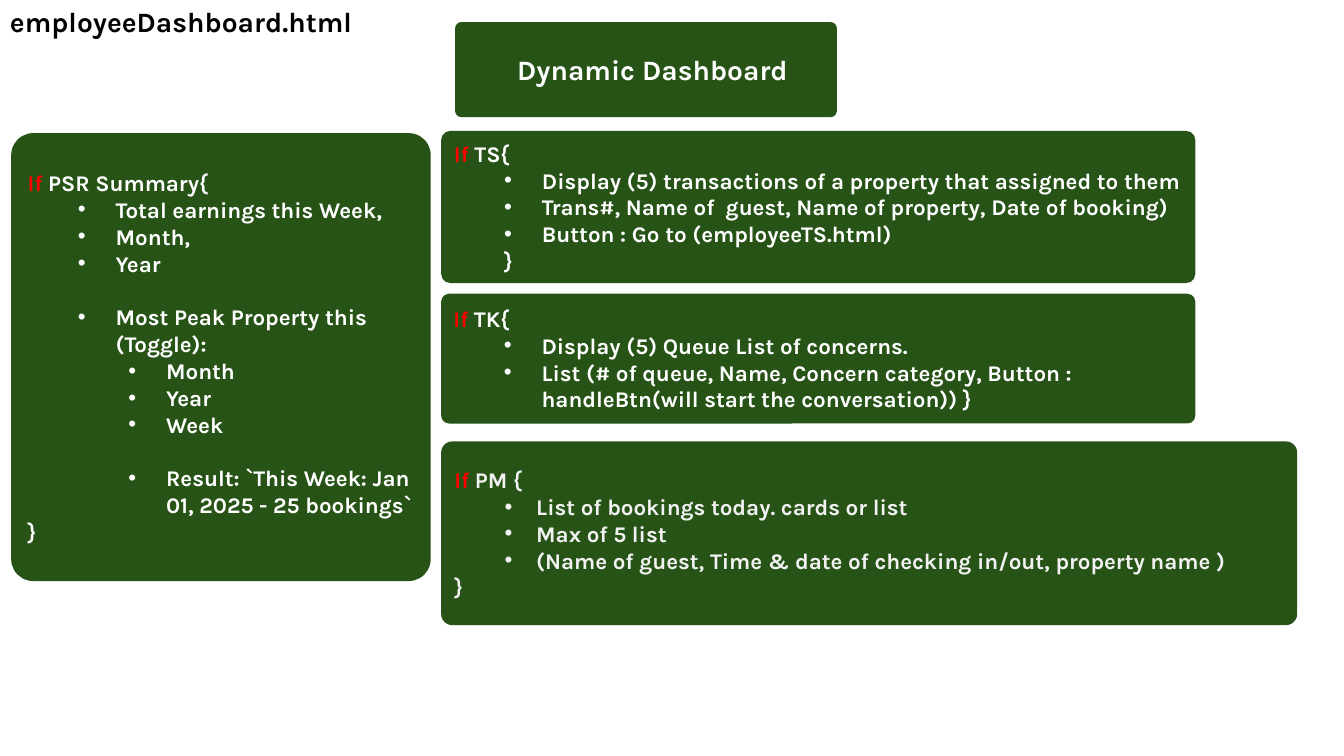
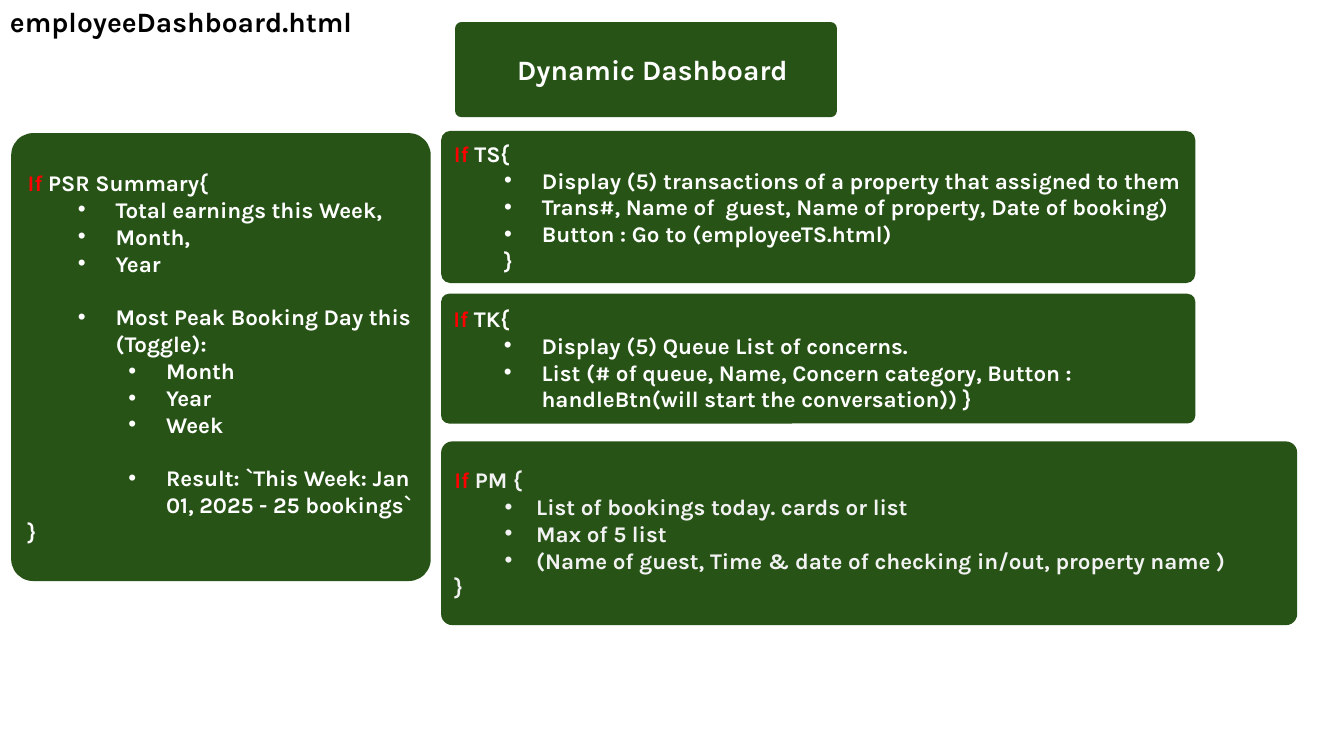
Before and after one commit to Booking-Resevation-Betcha-Homie-House/CAPSTONE-Development-Road-Map, a slide deck: slide 39 of betchaBooking-USECASE.pptx. Drawn at 1344x756 pixels with LibreOffice and Linux fonts; fonts in the diff are those of the drawing. Boxes give left, top, right and bottom in pixels: in the first picture for what was removed or moved away, otherwise in the second. Text is boxed around its words. In the diff, an @@ line names an element or a change of style, - is before the commit and + after.

Commit message:
update: june 28

```diff
--- a/betchaBooking-USECASE.pptx
+++ b/betchaBooking-USECASE.pptx
@@ text in rounded rectangle at box(116, 309, 411, 358): text changed @@
-  • Most Peak Property this (Toggle):
+  • Most Peak Booking Day this (Toggle):
```
